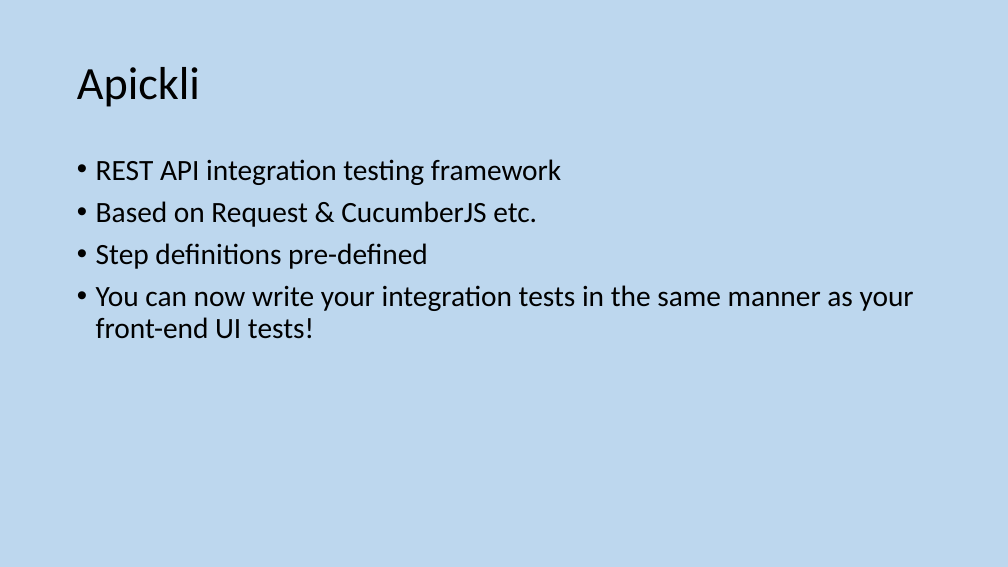
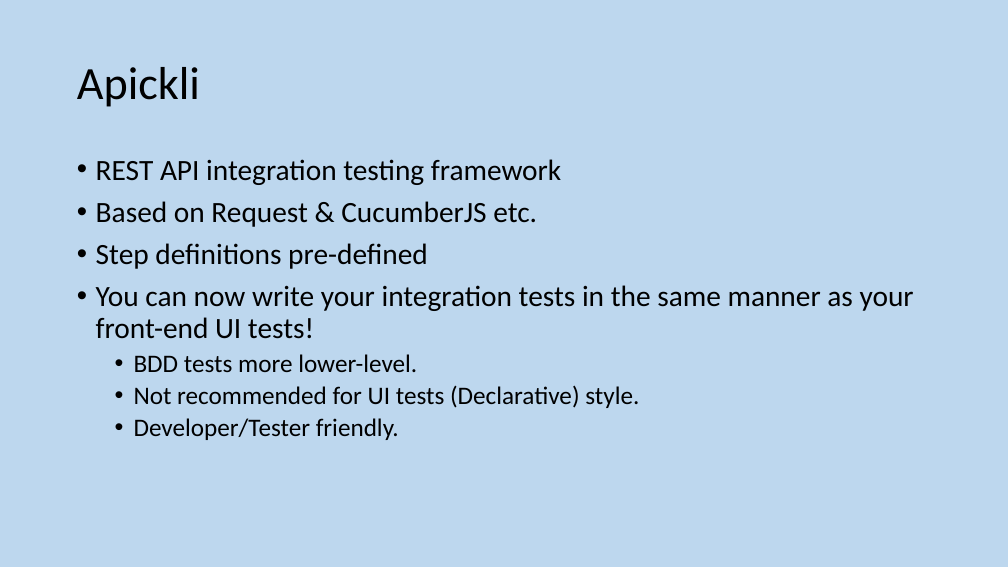
Before and after one commit to GeeChao/apicklidemo, a slide deck: slide 4 of STAG - Apickli demo.pptx. Drawn at 1008x567 pixels with LibreOffice and Linux fonts; fonts in the diff are those of the drawing. Boxes give left, top, right and bottom in pixels: in the first picture for what was removed or moved away, otherwise in the second. Text is boxed around its words. In the diff, an @@ line names an element or a change of style, - is before the commit and + after.

Commit message:
ppt minior change

```diff
--- a/STAG - Apickli demo.pptx
+++ b/STAG - Apickli demo.pptx
@@ text at (134,354,639,440): paragraphs added @@
+  • BDD tests more lower-level.
+  • Not recommended for UI tests (Declarative) style.
+  • Developer/Tester friendly.
```
